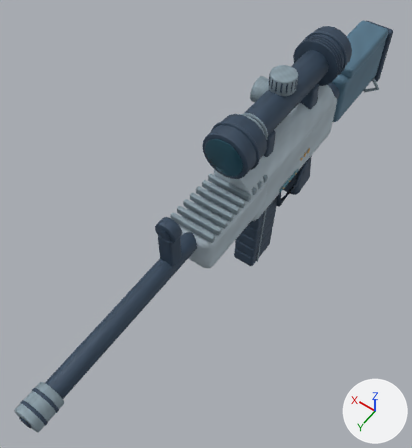
The glTF model models/csgo/anime-awp.glb, before and after one commit.
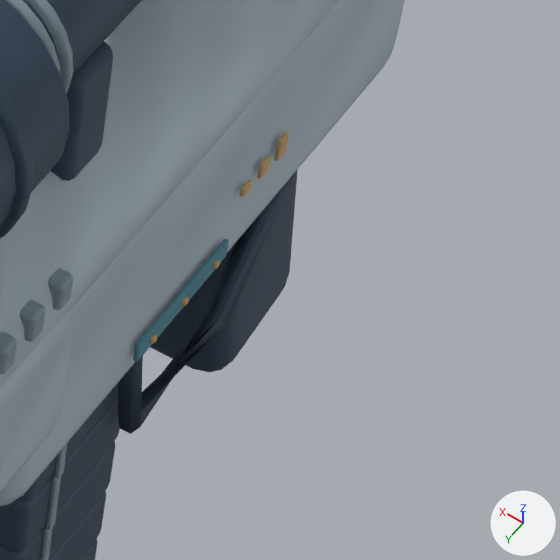
Old and new are each drawn whole from a camera (50 mm lens) standing at (-0.327, 0.737, 0.753) and looking at (0.039, 0.225, -0.051) and again close up on the part from 62% to 88% of the width and 27% to 52% of the height. The axes (+X, +Y, +Z) are drawn at lower right. The lights are the same throughout. The last two pictures show the newer version. Where no turn or scale is listed for an object, it has been applied to the vertices. Vertices at exactly the same position are counted once.

The scene before the commit, as lines of its bpy script (objects in view):
```python
me_cube_087 = bpy.data.meshes.new('Cube.087')
me_cube_087.from_pydata(...)  # 1152 vertices, 2256 faces; spans x -0.0025..0.0825, y -0.029..0.0635, z -0.0245..0.005
me_cube_087.materials.append(mat_etched_brass_detail)  # picture img_painted_etched_brass_detail
me_cube_090 = bpy.data.meshes.new('Cube.090')
me_cube_090.from_pydata(...)  # 192 vertices, 376 faces; spans x -0.001..0.081, y -0.0315..0.0315, z -0.0045..0.0045
me_cube_090.materials.append(mat_inset_blue_ceramic)  # picture img_painted_inset_blue_ceramic
me_cylinder_026 = bpy.data.meshes.new('Cylinder.026')
me_cylinder_026.from_pydata(...)  # 2760 vertices, 5404 faces; spans x -0.049..0.047, y -0.383..0.598, z -0.264..0.014
me_cylinder_026.materials.append(mat_machined_edges)  # picture img_painted_machined_edges
ob_weapon_etched_brass_detail = bpy.data.objects.new('weapon_Etched brass detail', me_cube_087)
ob_weapon_etched_brass_detail.location = (-0.04, 0.035, 0.002)
ob_weapon_inset_blue_ceramic = bpy.data.objects.new('weapon_Inset blue ceramic', me_cube_090)
ob_weapon_inset_blue_ceramic.location = (-0.04, 0.075, -0.021)
ob_weapon_machined_edges = bpy.data.objects.new('weapon_Machined edges', me_cylinder_026)
ob_weapon_machined_edges.location = (0.0, 0.07, 0.182)
# also in view: 'magazine_Parkerized steel' at (0.0, 0.109, -0.142); 'magazine_Machined edges' at (0.0, 0.126, -0.143); 'weapon_Parkerized steel' at (0.0, 0.179, 0.022); 'weapon_Weapon finish / Olive rifle finish' at (0.0, 0.11, 0.023); 'weapon_Polymer' at (0.0, 0.157, 0.013)
```
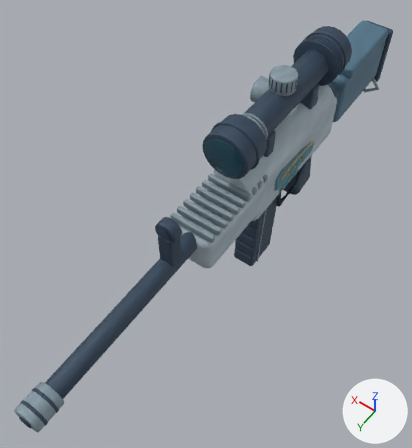
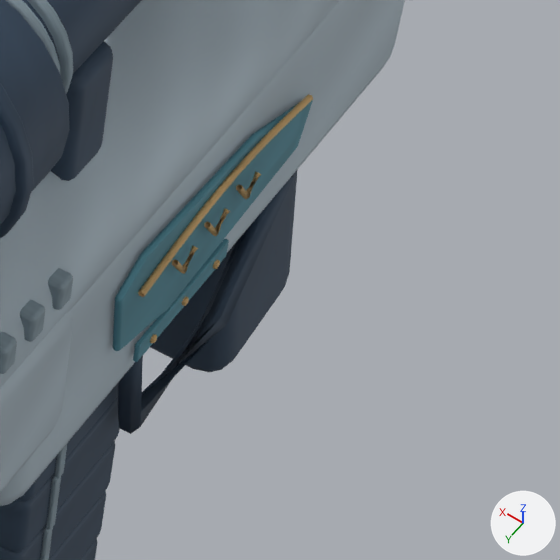
Where the newer file only moved an object's origin or applied its transform, the numbers keep the older frame.

Where the change shows, as pixel boxes (x1, y1, x2, y2) in the close-ups (560 x 560 px):
'weapon_Inset blue ceramic', reshaped: before (133, 239, 229, 362); after (113, 101, 312, 362)
'weapon_Etched brass detail', reshaped: before (150, 132, 289, 344); after (138, 94, 313, 344)
part 1 of me_cube_087, added: after (138, 94, 313, 297)
part 2 of me_cube_087, added: after (172, 245, 198, 274)
part 3 of me_cube_087, added: after (204, 208, 230, 236)
part 4 of me_cube_087, added: after (236, 171, 261, 199)
part 5 of me_cube_090, added (cyan): after (113, 101, 312, 351)

The change, as a diff of the scene's bpy script:
```diff
--- a/models/csgo/anime-awp.glb.py
+++ b/models/csgo/anime-awp.glb.py
@@ me_cube_087 @@
 # used by ob_weapon_etched_brass_detail; location = (-0.04, 0.035, 0.002)
-me_cube_087.from_pydata(...)  # 1152 vertices, 2256 faces; spans x -0.0025..0.0825, y -0.029..0.0635, z -0.0245..0.005
+me_cube_087.from_pydata(...)  # 1488 vertices, 2832 faces; spans x -0.0052..0.0852, y -0.0362..0.0812, z -0.028..0.0264
+# me_cube_087 part 1: a new loose piece of 114 vertices spanning x -0.0044..-0.0016, y -0.0362..0.0812, z 0.0168..0.0264, in mat_etched_brass_detail (picture img_painted_etched_brass_detail)
+# me_cube_087 part 2: a new loose piece of 18 vertices spanning x -0.0052..-0.0028, y 0.0443..0.0608, z 0.004..0.0166, in mat_etched_brass_detail (picture img_painted_etched_brass_detail)
+# me_cube_087 part 3: a new loose piece of 18 vertices spanning x -0.0052..-0.0028, y 0.0223..0.0388, z 0.004..0.0166, in mat_etched_brass_detail (picture img_painted_etched_brass_detail)
+# me_cube_087 part 4: a new loose piece of 18 vertices spanning x -0.0052..-0.0028, y 0.0003..0.0168, z 0.004..0.0166, in mat_etched_brass_detail (picture img_painted_etched_brass_detail)
+# other edits to the shape of me_cube_087 do not show in these pictures
 me_cube_087.materials.append(mat_etched_brass_detail)
@@ me_cube_090 @@
 # used by ob_weapon_inset_blue_ceramic; location = (-0.04, 0.075, -0.021)
-me_cube_090.from_pydata(...)  # 192 vertices, 376 faces; spans x -0.001..0.081, y -0.0315..0.0315, z -0.0045..0.0045
+me_cube_090.from_pydata(...)  # 447 vertices, 878 faces; spans x -0.0015..0.0815, y -0.0846..0.0528, z -0.025..0.0559
+# me_cube_090 part 5: a new loose piece of 136 vertices spanning x -0.0015..0.0015, y -0.0846..0.0528, z 0.007..0.0559, in mat_inset_blue_ceramic (picture img_painted_inset_blue_ceramic)
+# other edits to the shape of me_cube_090 do not show in these pictures
 me_cube_090.materials.append(mat_inset_blue_ceramic)
```
